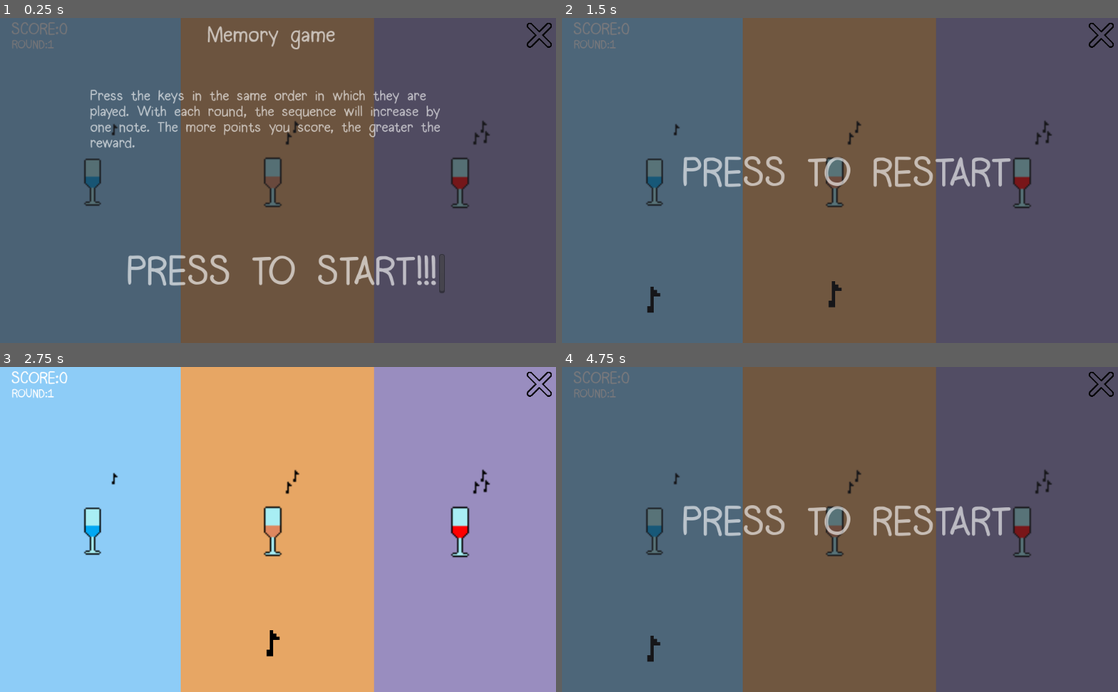
Above: before the commit, frames 1-4 (two rows, left to right).
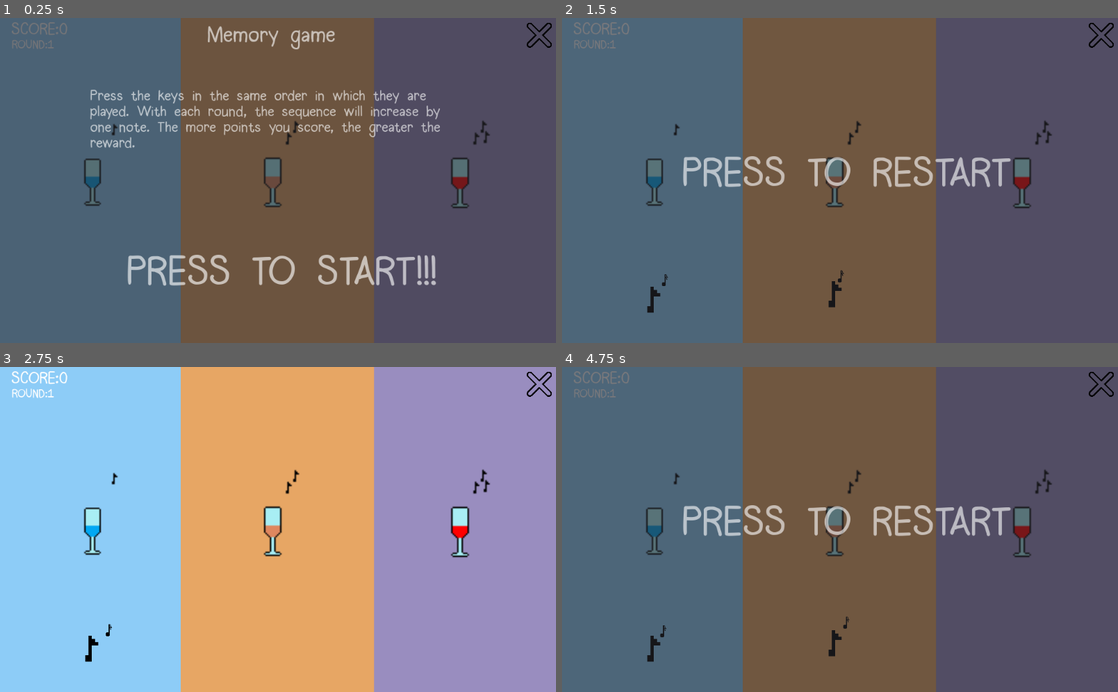
Above: after the commit, the same moments.

Repository: f1inst0ne/MemoryGame
Game: Godot game, scene res://Node2D.tscn
The game is run twice, just before and just after one commit, with the same random seed, the same clock (stepped at 60 frames per second) and the same inputs. Sound files missing from this copy of the repository are replaced by a short silence.
Inputs (mouse positions are in pixels of both pictures, inside the frame that each line leads up to; where the layout moved, square brackets give the same spot in the first picture):
- Up to frame 1 (0.25 s): no input
- Up to frame 2 (1.5 s): click (650, 180) at 0.5 s; click (834, 177) [840, 180] at 1.25 s
- Up to frame 3 (2.75 s): click (467, 529) at 2 s
- Up to frame 4 (4.75 s): click (650, 529) at 2.75 s; click (840, 532) at 3.5 s; click (834, 526) [840, 529] at 4.25 s

The runs differ from the first frame. In frame 1, less than 0.1% of the frame differs, in the area x 79-80%, y 72-85%; in frame 2, less than 0.1%; in frame 3, 0.2%, in the area x 15-51%, y 79-91%; in frame 4, 0.1%.

Commit message:
Few animations added

Diff:
--- a/Node2D.tscn
+++ b/Node2D.tscn
@@ -11,6 +11,19 @@
 [ext_resource path="res://150water2_red.png" type="Texture" id=9]
 [ext_resource path="res://assets/krest.png" type="Texture" id=10]
 [ext_resource path="res://note.png" type="Texture" id=11]
+[ext_resource path="res://assets/animations/Note_do/pixil-frame-3.png" type="Texture" id=12]
+[ext_resource path="res://assets/animations/Note_do/pixil-frame-2.png" type="Texture" id=13]
+[ext_resource path="res://assets/animations/Note_do/pixil-frame-5.png" type="Texture" id=14]
+[ext_resource path="res://assets/animations/Note_do/pixil-frame-4.png" type="Texture" id=15]
+[ext_resource path="res://assets/animations/Note_do/pixil-frame-1.png" type="Texture" id=16]
+
+[sub_resource type="SpriteFrames" id=6]
+animations = [ {
+"frames": [ ExtResource( 14 ), ExtResource( 16 ), ExtResource( 13 ), ExtResource( 12 ), ExtResource( 15 ) ],
+"loop": true,
+"name": "default",
+"speed": 5.0
+} ]
 
 [sub_resource type="DynamicFont" id=2]
 size = 30
@@ -55,15 +68,38 @@
 position = Vector2( 164, 523 )
 texture = ExtResource( 11 )
 
+[node name="NoteBlueAnim" type="AnimatedSprite" parent="."]
+visible = false
+position = Vector2( -570, 291 )
+frames = SubResource( 6 )
+frame = 3
+speed_scale = 2.0
+offset = Vector2( 759, 196 )
+
 [node name="NoteOrange" type="Sprite" parent="."]
 visible = false
 position = Vector2( 498, 513 )
 texture = ExtResource( 11 )
 
+[node name="NoteOrangeAnim" type="AnimatedSprite" parent="."]
+visible = false
+position = Vector2( -243, 280 )
+frames = SubResource( 6 )
+speed_scale = 2.0
+offset = Vector2( 759, 196 )
+
 [node name="NotePurple" type="Sprite" parent="."]
 visible = false
 position = Vector2( 845, 520 )
 texture = ExtResource( 11 )
+
+[node name="NotePurpleAnim" type="AnimatedSprite" parent="."]
+visible = false
+position = Vector2( 118, 288 )
+frames = SubResource( 6 )
+frame = 4
+speed_scale = 2.0
+offset = Vector2( 759, 196 )
 
 [node name="AudioStreamPlayer2D" type="AudioStreamPlayer2D" parent="."]
 stream = ExtResource( 1 )
@@ -74,10 +110,10 @@
 margin_bottom = 601.0
 
 [node name="TextureButton2" type="TextureButton" parent="."]
-margin_left = 335.0
-margin_top = -4.0
-margin_right = 684.0
-margin_bottom = 603.0
+margin_left = 326.0
+margin_top = -11.0
+margin_right = 675.0
+margin_bottom = 596.0
 rect_pivot_offset = Vector2( -922, 228 )
 
 [node name="TextureButton3" type="TextureButton" parent="."]
@@ -126,15 +162,11 @@
 margin_right = 1027.0
 margin_bottom = 607.0
 
-[node name="StartButton" type="TextureButton" parent="StartPanel"]
-margin_right = 1048.0
-margin_bottom = 605.0
-
 [node name="StartText" type="RichTextLabel" parent="StartPanel"]
 margin_left = 246.0
 margin_top = 435.0
-margin_right = 833.0
-margin_bottom = 509.0
+margin_right = 929.0
+margin_bottom = 528.0
 custom_fonts/normal_font = SubResource( 1 )
 text = "PRESS TO START!!!"
 
@@ -153,6 +185,10 @@
 margin_bottom = 291.0
 custom_fonts/normal_font = SubResource( 5 )
 text = "Press the keys in the same order in which they are played. With each round, the sequence will increase by one note. The more points you score, the greater the reward."
+
+[node name="StartButton" type="TextureButton" parent="StartPanel"]
+margin_right = 1048.0
+margin_bottom = 605.0
 
 [node name="RestartPanel" type="Panel" parent="."]
 visible = false
--- a/main.gd
+++ b/main.gd
@@ -72,6 +72,8 @@
 	if num == 0:
 		play_do()
 		$NoteBlue.visible = true
+		$NoteBlueAnim.visible = true
+		$NoteBlueAnim.play()
 	elif num == 1:
 		play_mi()
 		$NoteOrange.visible = true
@@ -90,7 +92,10 @@
 func _on_TextureButton_pressed():
 	play_do()
 	player_subseq.append(0)
+	$Timer.start(0.5)
 	$NoteBlue.visible = true
+	$NoteBlueAnim.visible = true
+	$NoteBlueAnim.play()
 	if !(check()):
 		fail = true
 	#print(player_subseq)
@@ -99,7 +104,10 @@
 func _on_TextureButton2_pressed():
 	play_mi()
 	player_subseq.append(1)
+	$Timer.start(0.5)
 	$NoteOrange.visible = true
+	$NoteOrangeAnim.visible = true
+	$NoteOrangeAnim.play()
 	if !(check()):
 		fail = true
 	#print(player_subseq)
@@ -107,7 +115,10 @@
 func _on_TextureButton3_pressed():
 	play_sol()
 	player_subseq.append(2)
+	$Timer.start(0.5)
 	$NotePurple.visible = true
+	$NotePurpleAnim.visible = true
+	$NotePurpleAnim.play()
 	if !(check()):
 		fail = true
 	#print(player_subseq)
@@ -119,8 +130,14 @@
 	able_to_play = true
 	$WaitPanel.visible = false
 	$NoteBlue.visible = false
+	$NoteBlueAnim.visible = false
+	$NoteBlueAnim.stop()
 	$NoteOrange.visible = false
 	$NotePurple.visible = false
+	$NoteOrangeAnim.visible = false
+	$NoteOrangeAnim.stop()
+	$NotePurpleAnim.visible = false
+	$NotePurpleAnim.stop()
 
 
 func _on_StartButton_pressed():
Not shown: 1 places in Node2D.tscn that only renumber resources
Binary file added: assets/animations/Note_do/pixil-frame-1.png
Not shown, added: assets/animations/Note_do/pixil-frame-1.png.import
Binary file added: assets/animations/Note_do/pixil-frame-2.png
Not shown, added: assets/animations/Note_do/pixil-frame-2.png.import
Binary file added: assets/animations/Note_do/pixil-frame-3.png
Not shown, added: assets/animations/Note_do/pixil-frame-3.png.import
Binary file added: assets/animations/Note_do/pixil-frame-4.png
Not shown, added: assets/animations/Note_do/pixil-frame-4.png.import
Binary file added: assets/animations/Note_do/pixil-frame-5.png
Not shown, added: assets/animations/Note_do/pixil-frame-5.png.import
